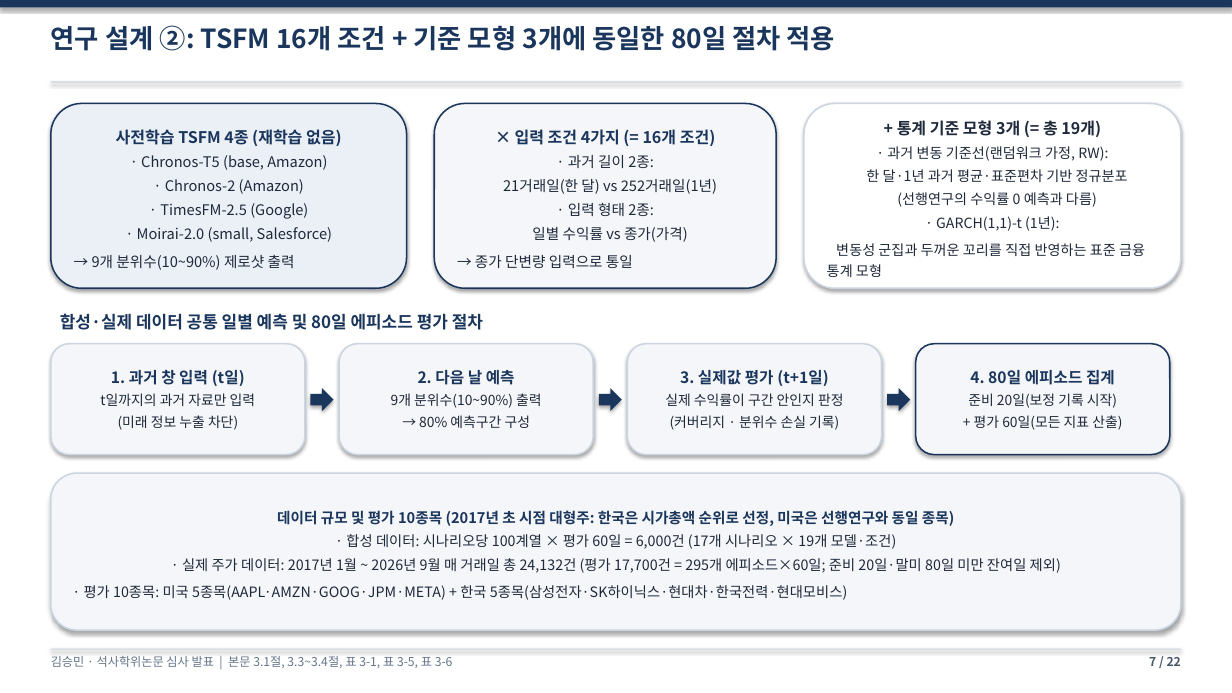
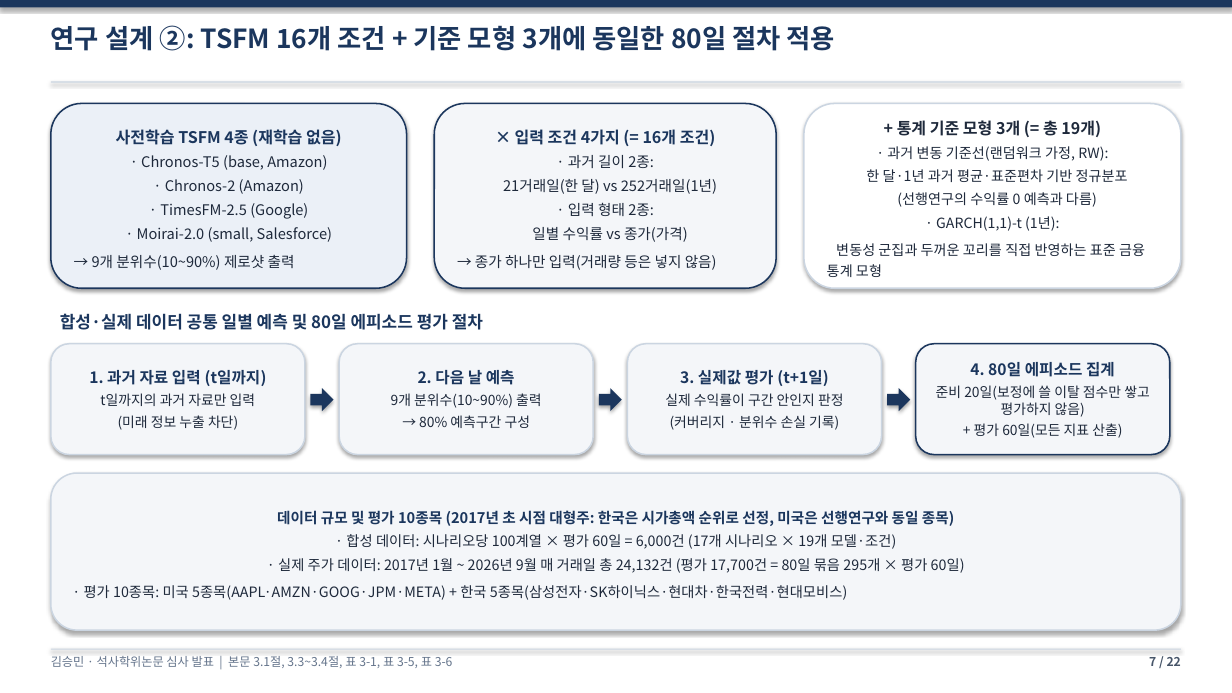
Before and after one commit to sapzzil/Master-thesis, a slide deck: slide 7 of 05_논문작성/석사학위논문_심사발표_v10.pptx. Drawn at 1232x693 pixels with LibreOffice and Linux fonts; fonts in the diff are those of the drawing. Boxes give left, top, right and bottom in pixels: in the first picture for what was removed or moved away, otherwise in the second. Text is boxed around its words. In the diff, an @@ line names an element or a change of style, - is before the commit and + after.

```diff
--- a/05_논문작성/석사학위논문_심사발표_v10.pptx
+++ b/05_논문작성/석사학위논문_심사발표_v10.pptx
@@ text in rounded rectangle at [475, 155, 717, 270]: text changed @@
-· 과거 길이 2종:
-21거래일(한 달) vs 252거래일(1년)
-· 입력 형태 2종:
-일별 수익률 vs 종가(가격)
-→ 종가 단변량 입력으로 통일
+· 과거 길이 2종:
+21거래일(한 달) vs 252거래일(1년)
+· 입력 형태 2종:
+일별 수익률 vs 종가(가격)
+→ 종가 하나만 입력(거래량 등은 넣지 않음)
@@ text in rounded rectangle at [89, 370, 267, 386]: text changed @@
-1. 과거 창 입력 (t일)
+1. 과거 자료 입력 (t일까지)
@@ text in rounded rectangle at [936, 385, 1149, 438]: text changed @@
-준비 20일(보정 기록 시작)
-+ 평가 60일(모든 지표 산출)
+준비 20일(보정에 쓸 이탈 점수만 쌓고 평가하지 않음)
++ 평가 60일(모든 지표 산출)
@@ text in rounded rectangle at [84, 534, 965, 600]: text changed @@
-· 합성 데이터: 시나리오당 100계열 × 평가 60일 = 6,000건 (17개 시나리오 × 19개 모델·조건)
-· 실제 주가 데이터: 2017년 1월 ~ 2026년 9월 매 거래일 총 24,132건 (평가 17,700건 = 295개 에피소드×60일; 준비 20일·말미 80일 미만 잔여일 제외)
-· 평가 10종목: 미국 5종목(AAPL·AMZN·GOOG·JPM·META) + 한국 5종목(삼성전자·SK하이닉스·현대차·한국전력·현대모비스)
+· 합성 데이터: 시나리오당 100계열 × 평가 60일 = 6,000건 (17개 시나리오 × 19개 모델·조건)
+· 실제 주가 데이터: 2017년 1월 ~ 2026년 9월 매 거래일 총 24,132건 (평가 17,700건 = 80일 묶음 295개 × 평가 60일)
+· 평가 10종목: 미국 5종목(AAPL·AMZN·GOOG·JPM·META) + 한국 5종목(삼성전자·SK하이닉스·현대차·한국전력·현대모비스)
```
Also in this commit, not shown: 9 other slides changed, 3 other files.
